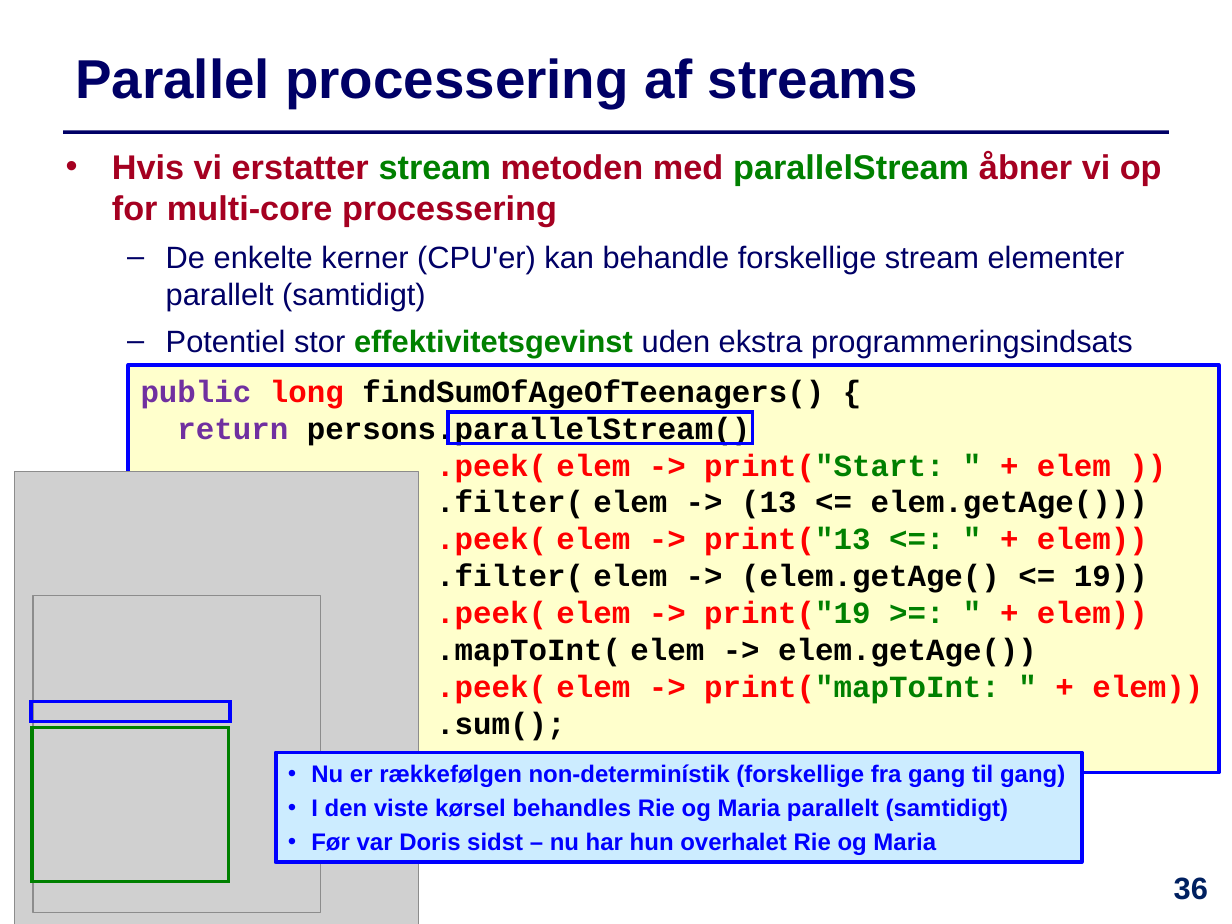
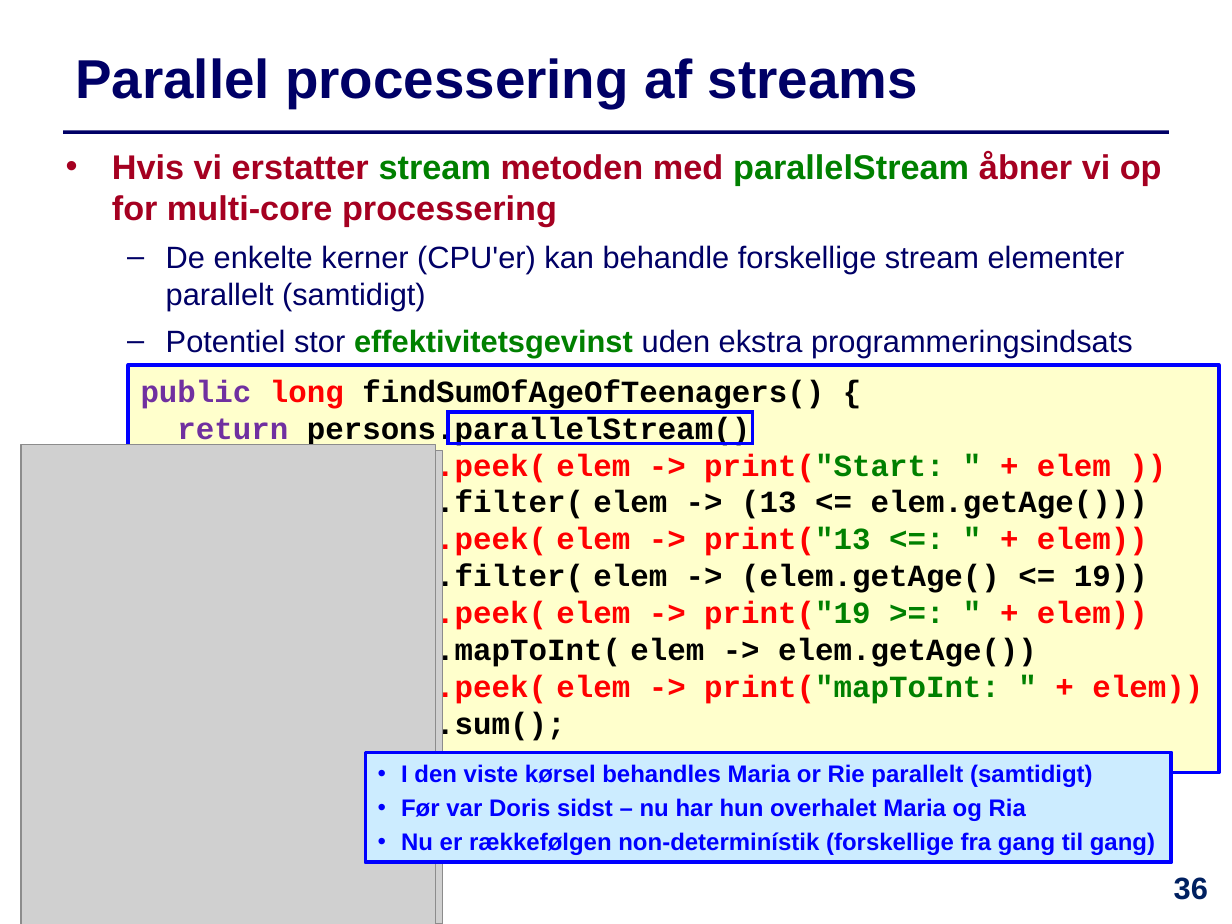
Before and after one commit to IntProgAU/Materiale, a slide deck: slide 36 of web/e23/uge_10/Slides-Uge10.pptx. Drawn at 1232x924 pixels with LibreOffice and Linux fonts; fonts in the diff are those of the drawing; grey boxes stand for pictures. Boxes give left, top, right and bottom in pixels: in the first picture for what was removed or moved away, otherwise in the second. Text is boxed around its words. In the diff, an @@ line names an element or a change of style, - is before the commit and + after.

```diff
--- a/web/e23/uge_10/Slides-Uge10.pptx
+++ b/web/e23/uge_10/Slides-Uge10.pptx
@@ picture: place and size @@
-picture at [15, 472, 419, 924]
+picture at [21, 445, 436, 924]
@@ picture added at [21, 451, 442, 924] @@
@@ picture removed at [33, 595, 322, 913] @@
@@ rectangle: place and size @@
-rectangle at [32, 728, 228, 882]
+rectangle at [22, 715, 249, 890]
@@ rectangle at [22, 715, 249, 890]: outline #008000 2 pt to #FF0000 2 pt @@
@@ rectangle removed at [31, 701, 230, 721] @@
@@ rectangle "I den viste kørsel behandles ...": place and size @@
-rectangle "I den viste kørsel behandles ..." at [276, 753, 1082, 862]
+rectangle "I den viste kørsel behandles ..." at [366, 753, 1172, 862]
@@ text in rectangle at [401, 764, 1093, 821]: paragraphs added @@
+• I den viste kørsel behandles Maria or Rie parallelt (samtidigt)
+• Før var Doris sidst – nu har hun overhalet Maria og Ria
@@ text in rectangle at [311, 798, 1009, 855]: paragraphs removed @@
-• I den viste kørsel behandles Rie og Maria parallelt (samtidigt)
-• Før var Doris sidst – nu har hun overhalet Rie og Maria
```
Also in this commit, not shown: 7 other slides changed, 3 other files.
